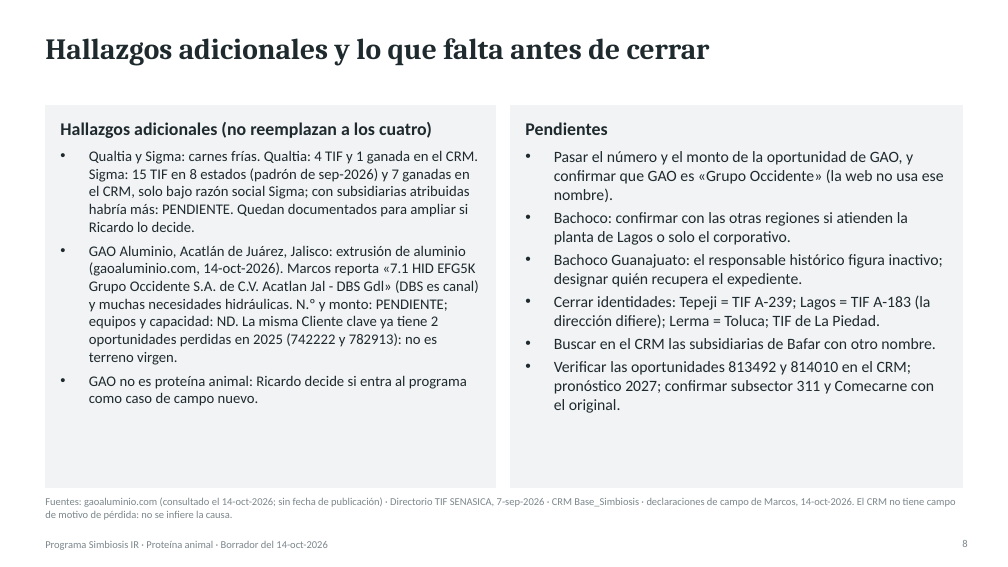
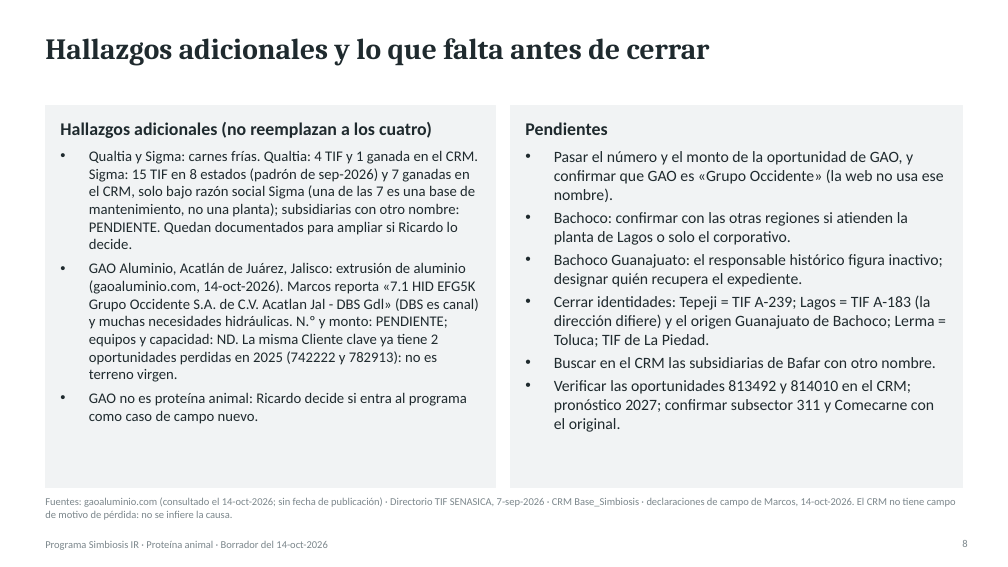
Before and after one commit to Marckqalex/Simbiosis-IR, a slide deck: slide 8 of entregables/Simbiosis_IR_Proteina_Animal_Entregable1.pptx. Drawn at 1008x567 pixels with LibreOffice and Linux fonts; fonts in the diff are those of the drawing. Boxes give left, top, right and bottom in pixels: in the first picture for what was removed or moved away, otherwise in the second. Text is boxed around its words. In the diff, an @@ line names an element or a change of style, - is before the commit and + after.

```diff
--- a/entregables/Simbiosis_IR_Proteina_Animal_Entregable1.pptx
+++ b/entregables/Simbiosis_IR_Proteina_Animal_Entregable1.pptx
@@ text at [89,150,478,249]: text changed @@
-• Qualtia y Sigma: carnes frías. Qualtia: 4 TIF y 1 ganada en el CRM. Sigma: 15 TIF en 8 estados (padrón de sep-2026) y 7 ganadas en el CRM, solo bajo razón social Sigma; con subsidiarias atribuidas habría más: PENDIENTE. Quedan documentados para ampliar si Ricardo lo decide.
+• Qualtia y Sigma: carnes frías. Qualtia: 4 TIF y 1 ganada en el CRM. Sigma: 15 TIF en 8 estados (padrón de sep-2026) y 7 ganadas en el CRM, solo bajo razón social Sigma (una de las 7 es una base de mantenimiento, no una planta); subsidiarias con otro nombre: PENDIENTE. Quedan documentados para ampliar si Ricardo lo decide.
@@ text at [554,295,935,347]: text changed @@
-• Cerrar identidades: Tepeji = TIF A-239; Lagos = TIF A-183 (la dirección difiere); Lerma = Toluca; TIF de La Piedad.
+• Cerrar identidades: Tepeji = TIF A-239; Lagos = TIF A-183 (la dirección difiere) y el origen Guanajuato de Bachoco; Lerma = Toluca; TIF de La Piedad.
```
Also in this commit, not shown: 5 other slides changed, 4 other files.
